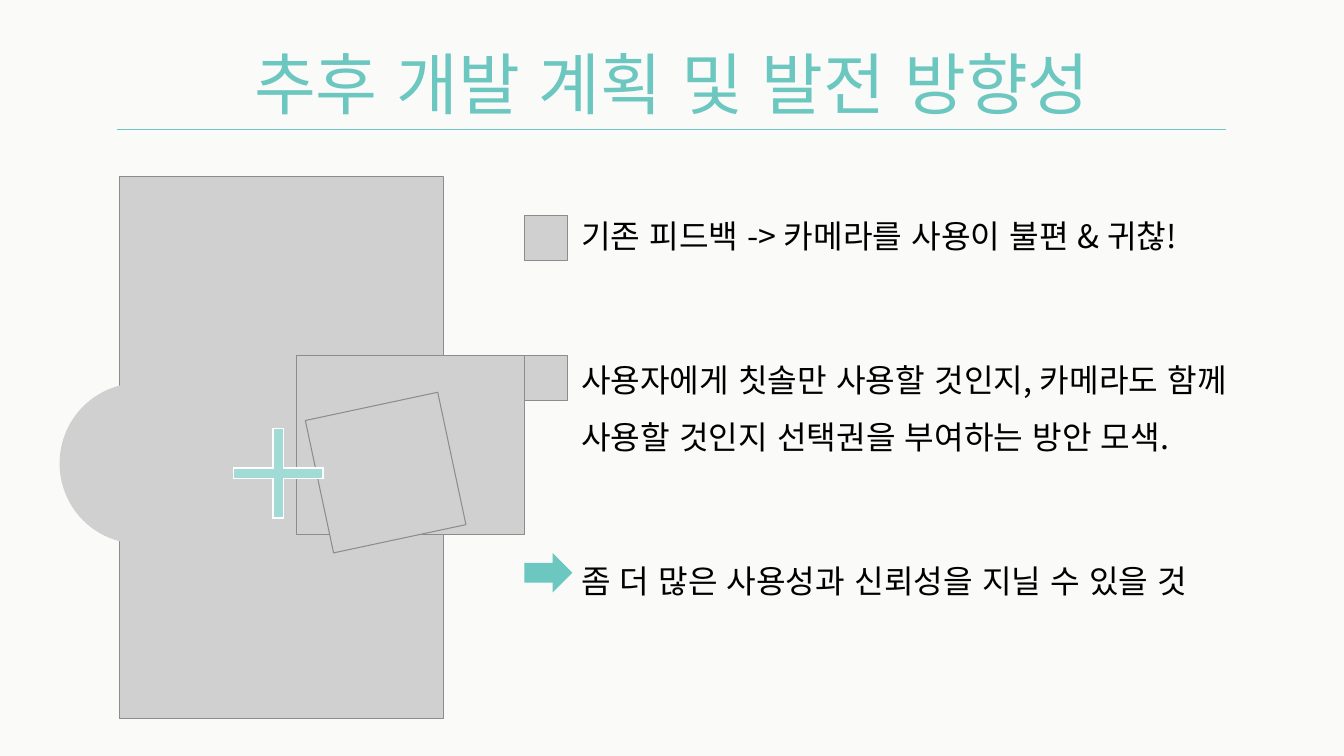
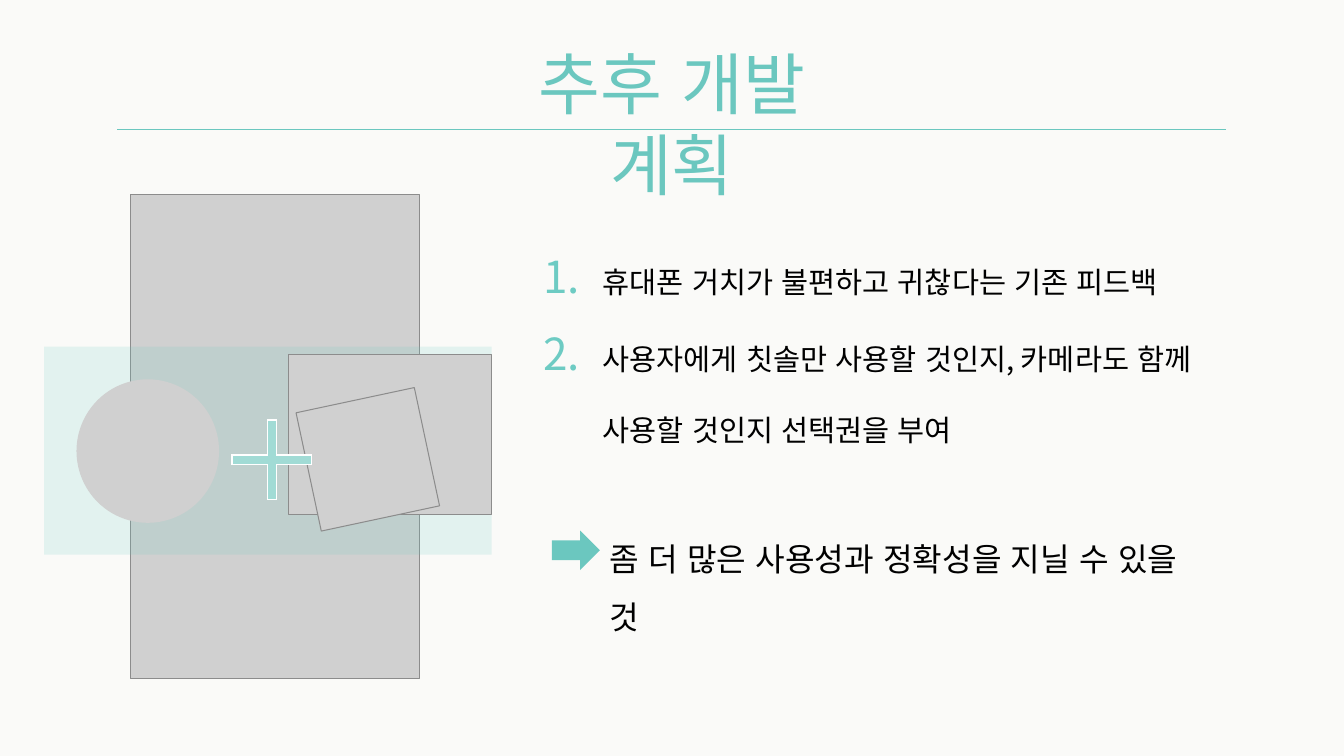
Before and after one commit to Team-Achi/Docs, a slide deck: slide 22 of PPT/캡스톤디자인_14주차_최종데모_5조.pptx (slide 24 before the commit). Drawn at 1344x756 pixels with LibreOffice and Linux fonts; fonts in the diff are those of the drawing; grey boxes stand for pictures. Boxes give left, top, right and bottom in pixels: in the first picture for what was removed or moved away, otherwise in the second. Text is boxed around its words. In the diff, an @@ line names an element or a change of style, - is before the commit and + after.

```diff
--- a/PPT/캡스톤디자인_14주차_최종데모_5조.pptx
+++ b/PPT/캡스톤디자인_14주차_최종데모_5조.pptx
@@ text at <box>539,53,805,195</box>: text changed @@
-추후 개발 계획 및 발전 방향성
+추후 개발 계획
@@ picture: place and size @@
-picture at <box>120,176,444,718</box>
+picture at <box>130,195,418,679</box>
@@ picture removed at <box>524,216,568,261</box> @@
@@ text added at <box>603,268,1191,444</box>, 21 pt, text #000000 @@
+  1. 휴대폰 거치가 불편하고 귀찮다는 기존 피드백
+  2. 사용자에게 칫솔만 사용할 것인지, 카메라도 함께 사용할 것인지 선택권을 부여
@@ rectangle added at <box>44,347,492,556</box>, fill #6DCBC3 at 17% opacity @@
@@ picture: place and size @@
-picture at <box>296,356,524,534</box>
+picture at <box>288,355,492,514</box>
@@ picture removed at <box>524,356,568,401</box> @@
@@ picture: place and size @@
-picture at <box>59,383,219,543</box>
+picture at <box>77,379,219,522</box>
@@ picture: place and size @@
-picture at <box>305,393,465,553</box>
+picture at <box>296,388,440,532</box>
@@ plus: place and size @@
-plus at <box>234,429,324,518</box>
+plus at <box>232,420,312,500</box>
@@ right arrow: place and size @@
-right arrow at <box>524,554,573,593</box>
+right arrow at <box>552,530,600,570</box>
@@ text at <box>610,544,1177,574</box>: text changed @@
-• 기존 피드백 -> 카메라를 사용이 불편 & 귀찮!
-• 사용자에게 칫솔만 사용할 것인지, 카메라도 함께 사용할 것인지 선택권을 부여하는 방안 모색.
-• 좀 더 많은 사용성과 신뢰성을 지닐 수 있을 것
+좀 더 많은 사용성과 정확성을 지닐 수 있을 것
```
Also in this commit, not shown: 13 other slides changed, 5 slides added, 8 slides removed, 2 other files.
